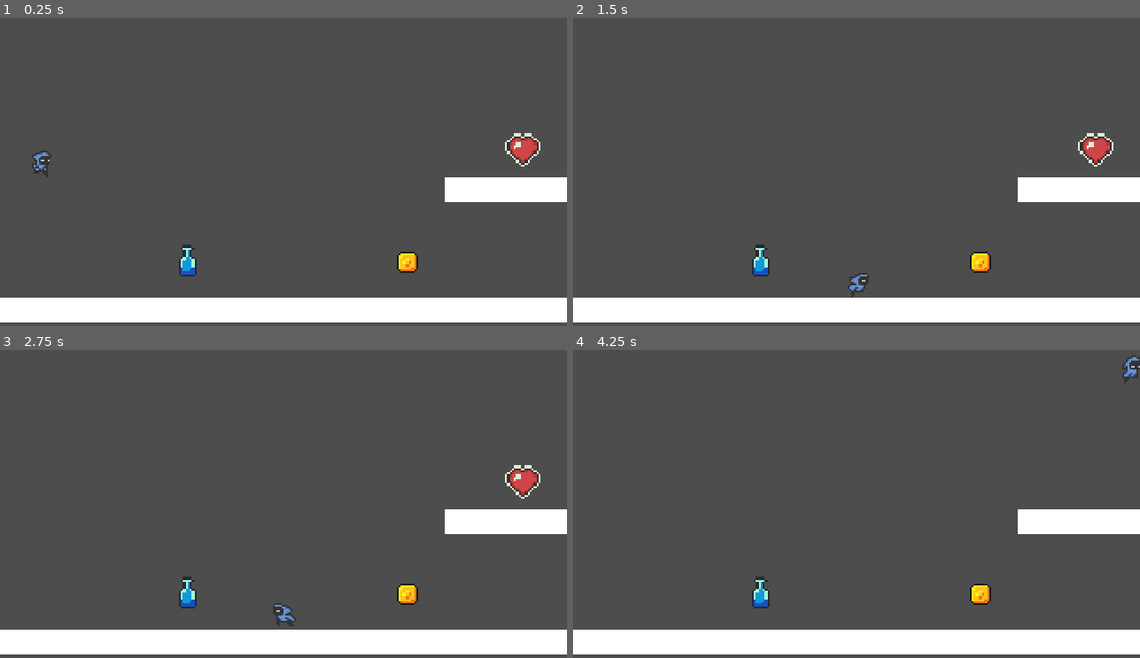
Above: before the commit, frames 1-4 (two rows, left to right).
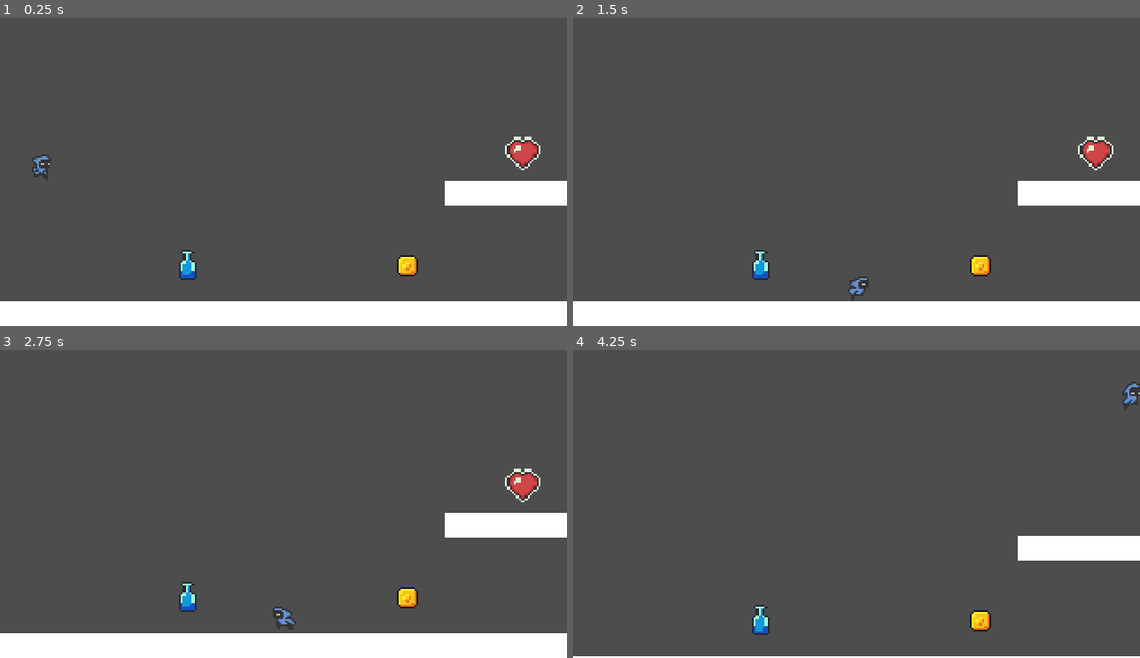
Above: after the commit, the same moments.

Repository: mightokondria/gimersia-guided-godot
Game: Godot game, scene res://_Scenes/TheStage.tscn
Same seed, same stepped clock (60 frames per second), same inputs: the game is played once before the commit and once after it.
Inputs:
- Up to frame 1 (0.25 s): no input
- Up to frame 2 (1.5 s): tap Enter (ui_accept) at 0.5, 0.77 s; hold Right (ui_right) from 0.53 s (still down); tap Shift (dash) at 0.6, 1.35 s
- Up to frame 3 (2.75 s): tap Enter (ui_accept) at 1.52 s; release Right (ui_right) at 2.03 s; hold Left (ui_left) from 2.03 s (still down); tap Shift (dash) at 2.1 s
- Up to frame 4 (4.25 s): release Left (ui_left) at 2.78 s; hold Right (ui_right) from 2.78 s (still down); tap Shift (dash) at 2.85, 3.6 s; tap Enter (ui_accept) at 3.02, 3.77 s

The runs differ from the first frame. In frame 1, 3.7% of the frame differs, in the area x 0-100%, y 37-100%; in frame 2, 3.7%; in frame 3, 3.7%; in frame 4, 13%, in the area x 0-100%, y 1-100%.

Commit message:
Add SmartCamera script and integrate into TheStage
Kameranya ngikutin player ke atas cuy!!

Diff:
--- a/guided/_Scenes/TheStage.tscn
+++ b/guided/_Scenes/TheStage.tscn
@@ -1,9 +1,10 @@
-[gd_scene load_steps=10 format=3 uid="uid://bt8pjayii3f46"]
+[gd_scene load_steps=11 format=3 uid="uid://bt8pjayii3f46"]
 
 [ext_resource type="PackedScene" uid="uid://d1g6kiifioiuw" path="res://_Scenes/Player.tscn" id="1_kchhv"]
 [ext_resource type="PackedScene" uid="uid://dnqy5qp18ibvg" path="res://_Scenes/WallGrabItem.tscn" id="2_b6ajn"]
 [ext_resource type="PackedScene" uid="uid://hoenuvlwji8b" path="res://_Scenes/DoubleJumpItem.tscn" id="3_2d4v4"]
 [ext_resource type="PackedScene" uid="uid://iyvyfmls3d04" path="res://_Scenes/DashItem.tscn" id="4_c3oyc"]
+[ext_resource type="Script" uid="uid://djka36bc42uqr" path="res://_Scripts/SmartCamera.gd" id="5_b6ajn"]
 
 [sub_resource type="RectangleShape2D" id="RectangleShape2D_vwk1b"]
 size = Vector2(320, 14)
@@ -23,7 +24,7 @@
 [node name="Level1" type="Node2D"]
 
 [node name="Floor" type="StaticBody2D" parent="."]
-position = Vector2(0, 71)
+position = Vector2(-160, -17)
 
 [node name="ColorRect" type="ColorRect" parent="Floor"]
 offset_top = 93.0
@@ -35,9 +36,10 @@
 shape = SubResource("RectangleShape2D_vwk1b")
 
 [node name="Player" parent="." instance=ExtResource("1_kchhv")]
-position = Vector2(24, 55)
+position = Vector2(-136, -33)
 
 [node name="StaticBody2D" type="StaticBody2D" parent="."]
+position = Vector2(-160, -88)
 
 [node name="ColorRect" type="ColorRect" parent="StaticBody2D"]
 offset_left = 251.0
@@ -65,7 +67,11 @@
 position = Vector2(285, 70)
 
 [node name="DoubleJumpItem" parent="." instance=ExtResource("3_2d4v4")]
-position = Vector2(96, 132)
+position = Vector2(-64, 44)
 
 [node name="DashItem" parent="." instance=ExtResource("4_c3oyc")]
-position = Vector2(220, 134)
+position = Vector2(60, 46)
+
+[node name="SmartCamera" type="Camera2D" parent="." node_paths=PackedStringArray("player")]
+script = ExtResource("5_b6ajn")
+player = NodePath("../Player")
--- /dev/null
+++ b/guided/_Scripts/SmartCamera.gd
@@ -0,0 +1,38 @@
+extends Camera2D
+
+@export var player: Node2D
+@export var follow_speed: float = 5.0
+
+var base_y_position: float
+var base_x_position: float # <--- TAMBAHAN BARU
+var trigger_y_local: float
+
+func _ready():
+	if player == null:
+		print("ERROR KAMERA: Node 'Player' belum di-assign!")
+
+	# Simpan posisi awal kamera di editor sebagai "posisi dasar"
+	base_y_position = global_position.y
+	base_x_position = global_position.x # <--- TAMBAHAN BARU
+
+	var viewport_rect = get_viewport_rect()
+	var viewport_height = viewport_rect.size.y
+	var half_height = viewport_height / 2.0
+	var trigger_zone_percentage = 0.20
+	trigger_y_local = -half_height + (viewport_height * trigger_zone_percentage)
+
+func _process(delta):
+	if player == null: return
+
+	var player_local_y = player.global_position.y - global_position.y
+	var target_y: float
+
+	if player_local_y < trigger_y_local:
+		target_y = player.global_position.y - trigger_y_local
+	else:
+		target_y = base_y_position
+
+	global_position.y = lerp(global_position.y, target_y, follow_speed * delta)
+
+	# Kunci posisi X ke posisi dasar yang baru
+	global_position.x = base_x_position # <--- UBAH BARIS INI
Not shown, added: guided/_Scripts/SmartCamera.gd.uid
